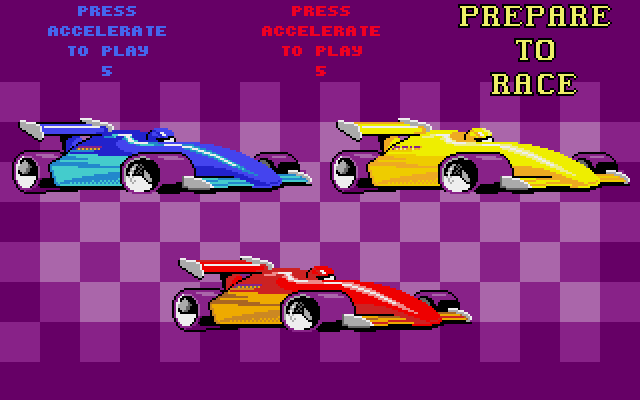
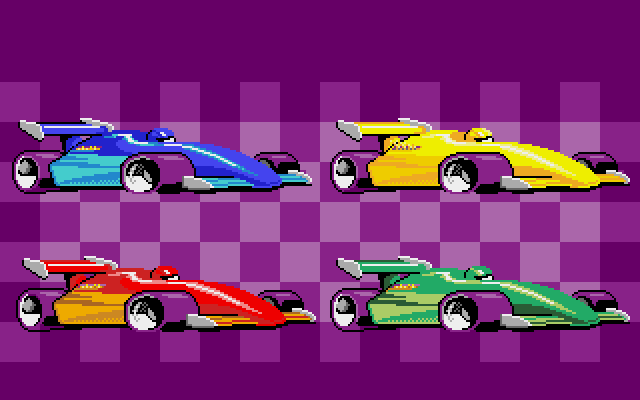
Layers edited between the first and the second 640x400 image:
added layer "Pasted Layer copy" above "Pasted Layer" over [330, 256, 630, 332]
added layer "Pasted Layer" above "grab0002.png" over [16, 256, 316, 332]
hid "grab0002.png" over [16, 4, 630, 332]
painted on "grab0001.png" over [172, 256, 472, 332]
